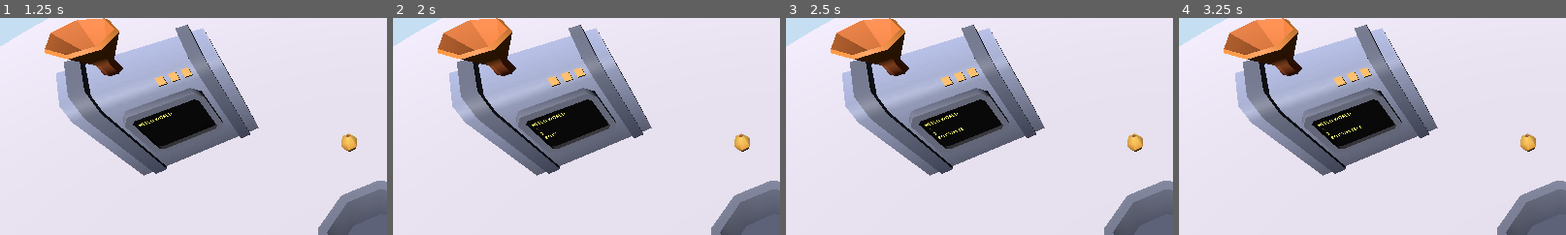
Above: before the commit, frames 1-4 (left to right).
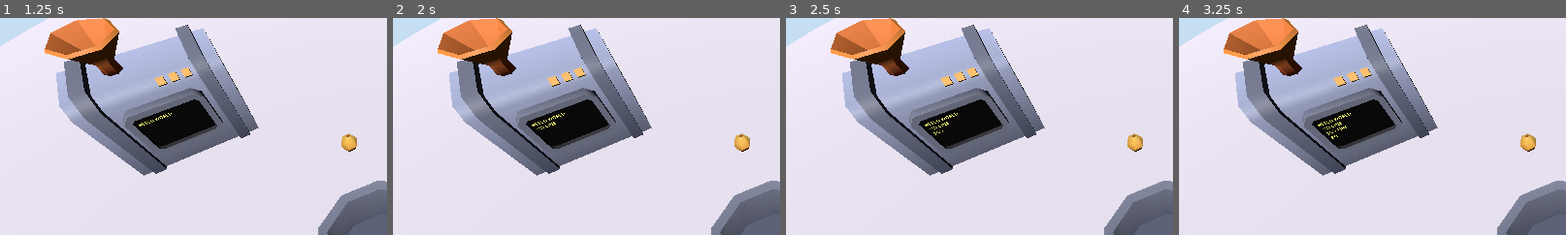
Above: after the commit, the same moments.

Repository: DrHaid/llm-taste-tester
Game: Godot game, scene res://main.tscn
Same seed, same stepped clock (60 frames per second), same inputs: the game is played once before the commit and once after it.
Inputs (mouse positions are % of the whole screen's width and height, from its top left):
- Up to frame 1 (1.25 s): move the mouse to (72, 45) at 0.52 s; click (72, 45) at 0.67 s
- Up to frame 2 (2 s): tap Enter at 1.25 s; drag from (30, 55) to (45, 70) at 1.27 s
- Up to frame 3 (2.5 s): tap Space at 2 s; move the mouse to (60, 28) at 2.02 s; click (60, 28) at 2.17 s
- Up to frame 4 (3.25 s): tap Enter at 2.75 s; drag from (45, 70) to (20, 35) at 2.77 s
The pictures show only the part of the screen within x 0-50%, y 8-57%; the shares and areas given below are measured in that part.

Frame 1 is identical in both runs. In frame 2, less than 0.1% of the frame differs, in the area x 37-43%, y 47-56%; in frame 3, less than 0.1%; in frame 4, less than 0.1%, in the area x 37-48%, y 47-55%.

Commit message:
Auto-scrolling for text printing

Diff:
--- a/pots_n_pans/eating_robot.gd
+++ b/pots_n_pans/eating_robot.gd
@@ -2,11 +2,16 @@
 
 @export_multiline var debug_text: String = ""
 @export var print_speed: float = 1
+@export var max_lines: int = 5
 
 @onready var screen_text: Label3D = $ScreenText
 
+const NEW_LINE: String = "\n"
+
 var text_to_print: String = ""
+var line_number: int = 0
 var print_load: float = 0
+var print_start_index: int = 0
 var is_printing: bool = false
 
 func _ready() -> void:
@@ -20,14 +25,35 @@
 		is_printing = false
 
 func _do_printing(delta: float) -> bool:
-	print_load -= delta * print_speed
-	var number_of_chars: = int(text_to_print.length() - print_load)
-	var text: String = text_to_print.substr(0, number_of_chars)
+	var next_print_load: float = print_load - delta * print_speed
+	if floor(next_print_load) != floor(print_load):
+		update_screen_text(next_print_load)
+	print_load = next_print_load
+	return print_load > 0
+
+func get_line_start_index(line: int) -> int:
+	if line == 1:
+		return 0
+
+	var i: int = 0
+	for _x in range(line - 1):
+		i = text_to_print.find(NEW_LINE, i + 1)
+	return i + 1
+
+func update_screen_text(new_print_load: float) -> void:
+	var number_of_chars_to_print: = int(text_to_print.length() - new_print_load)
+	var next_char: String = text_to_print[number_of_chars_to_print - 1]
+	if next_char == NEW_LINE:
+		line_number += 1
+		if line_number > max_lines:
+			print_start_index = get_line_start_index(line_number - max_lines + 1)
+	var text: String = text_to_print.substr(print_start_index, number_of_chars_to_print - print_start_index)
 	screen_text.text = text
-	return print_load > 0
 
 
 func print_text(text: String) -> void:
 	text_to_print = text
 	print_load = text_to_print.length()
+	line_number = 1
+	print_start_index = 0
 	is_printing = true
--- a/pots_n_pans/eating_robot.tscn
+++ b/pots_n_pans/eating_robot.tscn
@@ -211,9 +211,13 @@
 transform = Transform3D(1, 0, 0, 0, 1, 0, 0, 0, 1, -1.49784, 0, -0.458968)
 script = ExtResource("1_8qoms")
 debug_text = "Hello World
-1
-2
-Bottom Text"
+1st line
+2nd line
+Bottom Text 123 This is long
+Line overflow
+Next line
+Another one
+Last one"
 print_speed = 10.0
 
 [node name="ScreenText" type="Label3D" parent="."]
@@ -226,7 +230,6 @@
 horizontal_alignment = 0
 vertical_alignment = 0
 uppercase = true
-autowrap_mode = 3
 width = 700.0
 
 [node name="Machine" type="MeshInstance3D" parent="."]
